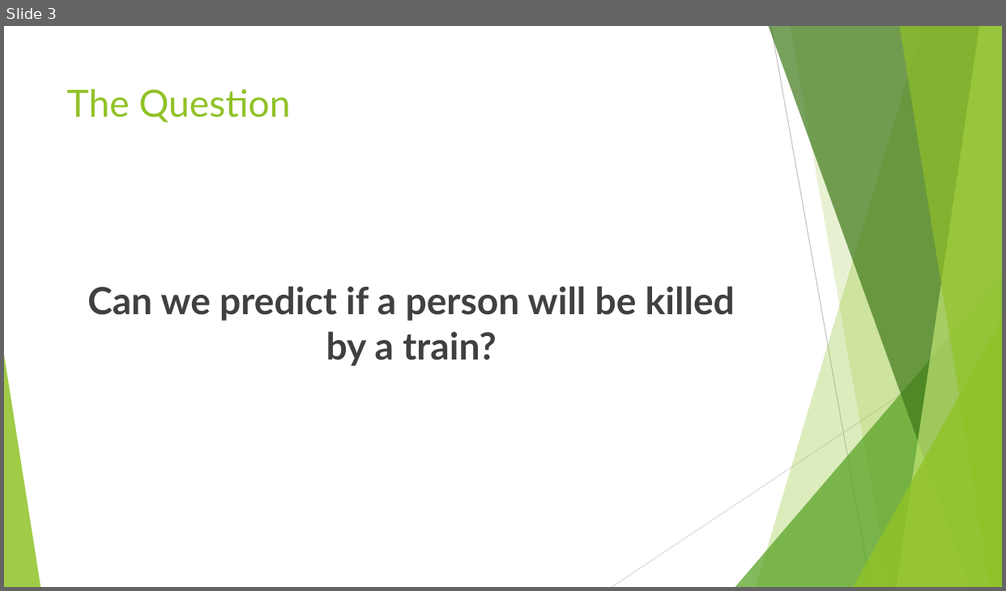
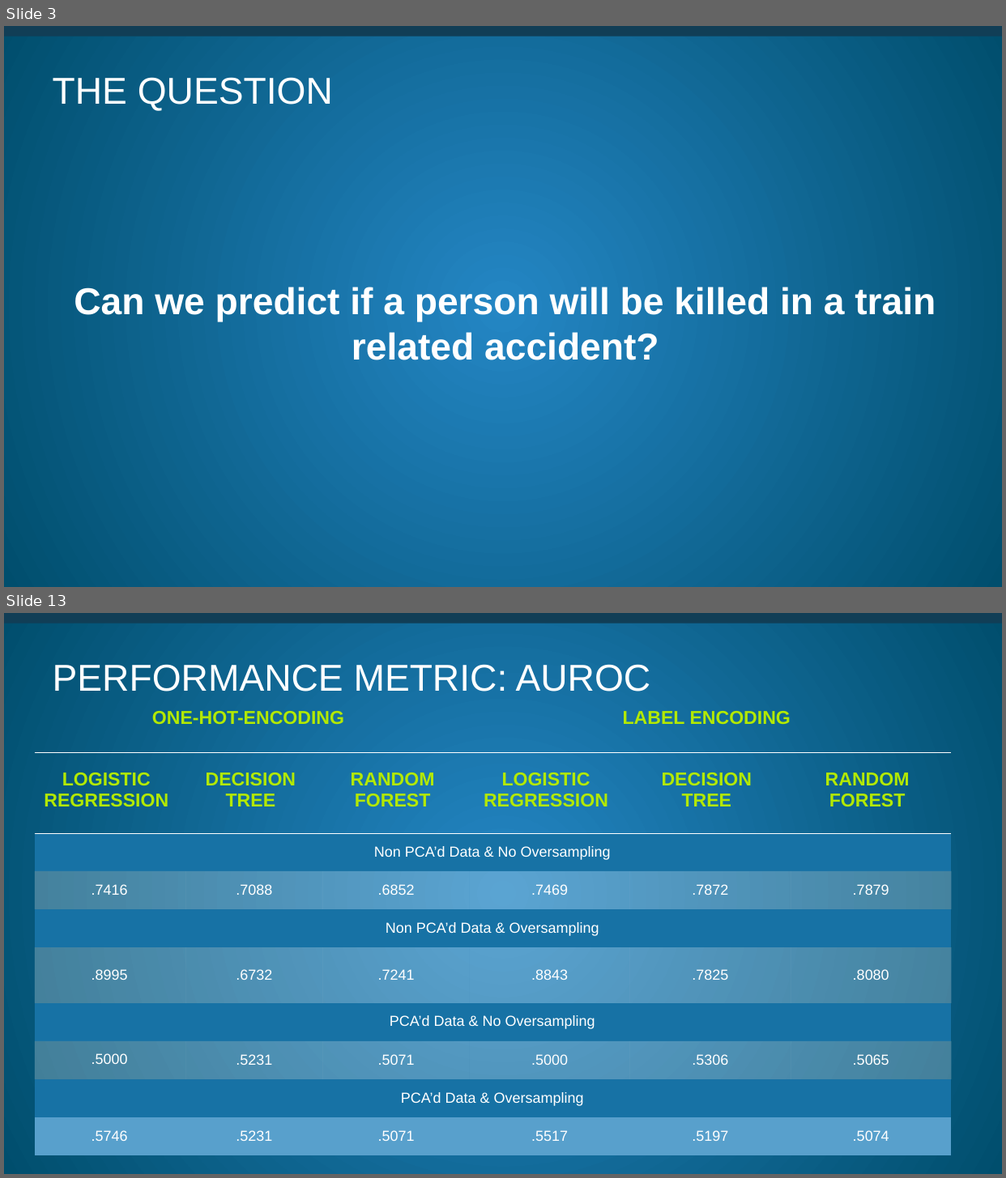
Before and after one commit to littlesiagoy/Springboard-Capstone-2, a slide deck: Capstone 2 Slidedeck.pptx. Shown one above the other, each under a label of ours: slide 3 before the commit, slides 3 and 13 after it; the slides between them are not shown. The pictures are 1006x591 and 1006x1178 pixels, drawn with LibreOffice and Linux fonts; fonts in the diff are those of the drawing. Boxes give left, top, right and bottom in pixels: in the first picture for what was removed or moved away, otherwise in the second. Text is boxed around its words. In the diff, an @@ line names an element or a change of style, - is before the commit and + after.

Commit message:
Fully incorporated LabelEncoding & Updated Slides and Report with results

```diff
--- a/Capstone 2 Slidedeck.pptx
+++ b/Capstone 2 Slidedeck.pptx
@@ slide 13 added at (4,613,1002,1174), background gradient #2486C4 to #004E6D; not listed: 2 template elements that a slide beside it also shows @@
@@ title added at (53,664,651,692), 36 pt, text #FFFFFF @@
+PERFORMANCE METRIC: AUROC
@@ table added at (35,688,952,1156), 10 rows, 6 columns @@
+ONE-HOT-ENCODING |  |  | LABEL ENCODING |  | 
+LOGISTIC REGRESSION | DECISION TREE | RANDOM FOREST | LOGISTIC REGRESSION | DECISION TREE | RANDOM FOREST
+Non PCA’d Data & No Oversampling |  |  |  |  | 
+.7416 | .7088 | .6852 | .7469 | .7872 | .7879
+Non PCA’d Data & Oversampling |  |  |  |  | 
+.8995 | .6732 | .7241 | .8843 | .7825 | .8080
+PCA’d Data & No Oversampling |  |  |  |  | 
+.5000 | .5231 | .5071 | .5000 | .5306 | .5065
+PCA’d Data & Oversampling |  |  |  |  | 
+.5746 | .5231 | .5071 | .5517 | .5197 | .5074
@@ slide 3 changed as well @@
@@ background #FFFFFF to gradient #2486C4 to #004E6D @@
@@ rectangle added at (4,26,1002,29), fill #B3E900 @@
@@ rectangle added at (4,26,1002,37), fill #113E56 @@
@@ title at (53,77,333,111): text changed; font Lato to Arial; text colour #90C226 to #FFFFFF @@
-The Question
+THE QUESTION
@@ text at (74,287,936,361): text changed; font Lato to Arial; text colour #404040 to #FFFFFF @@
-Can we predict if a person will be killed by a train?
+Can we predict if a person will be killed in a train related accident?
@@ group removed at (4,26,1002,587): 5 freeform shapes, 3 triangles, 2 lines @@
```
Also in this commit, not shown: 8 other slides changed, 5 other slides added, 4 slides removed, 9 other files.
